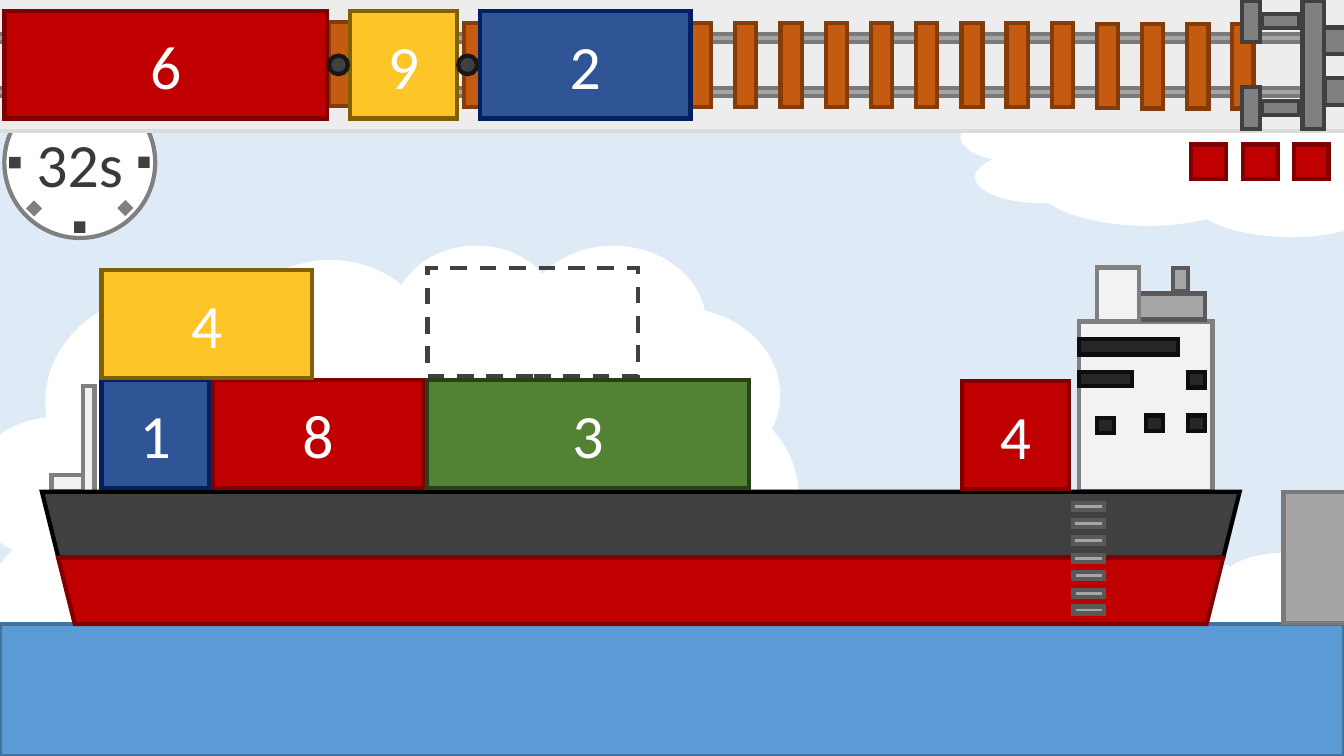
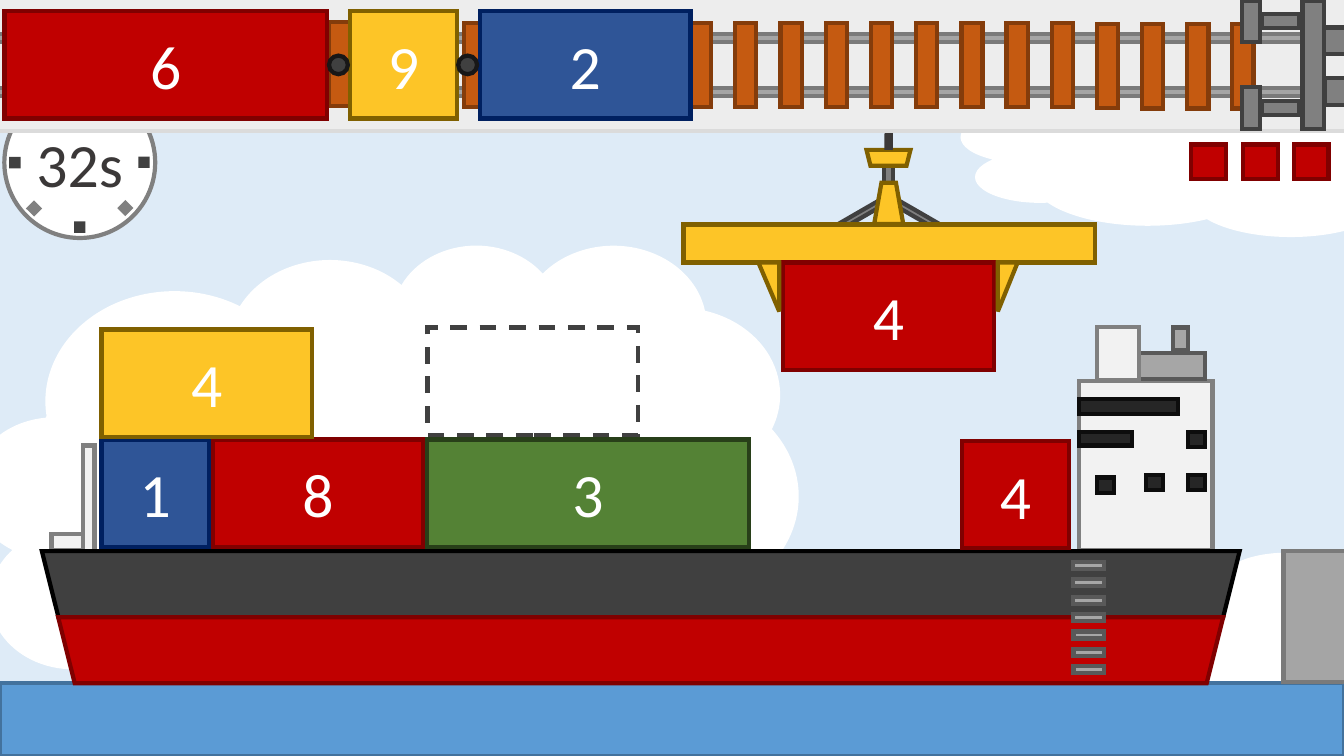
Before and after one commit to docker-apps/Docker, a slide deck: slide 1 of Documents/Projektskizze/docker_mock_up.pptx. Drawn at 1344x756 pixels with LibreOffice and Linux fonts; fonts in the diff are those of the drawing. Boxes give left, top, right and bottom in pixels: in the first picture for what was removed or moved away, otherwise in the second. Text is boxed around its words. In the diff, an @@ line names an element or a change of style, - is before the commit and + after.

```diff
--- a/Documents/Projektskizze/docker_mock_up.pptx
+++ b/Documents/Projektskizze/docker_mock_up.pptx
@@ group added at (684, 101, 1095, 370): 5 rectangles, 2 trapezoids, 2 triangles, 1 line @@
+4
@@ 26 rectangles, 2 trapezoids: place and size @@
-26 rectangles, 2 trapezoids at (42, 267, 1344, 624)
+26 rectangles, 2 trapezoids at (42, 327, 1344, 684)
@@ rectangle: place and size @@
-rectangle at (0, 624, 1344, 756)
+rectangle at (0, 684, 1344, 756)
```
Also in this commit, not shown: 1 slide added, 1 other file.
